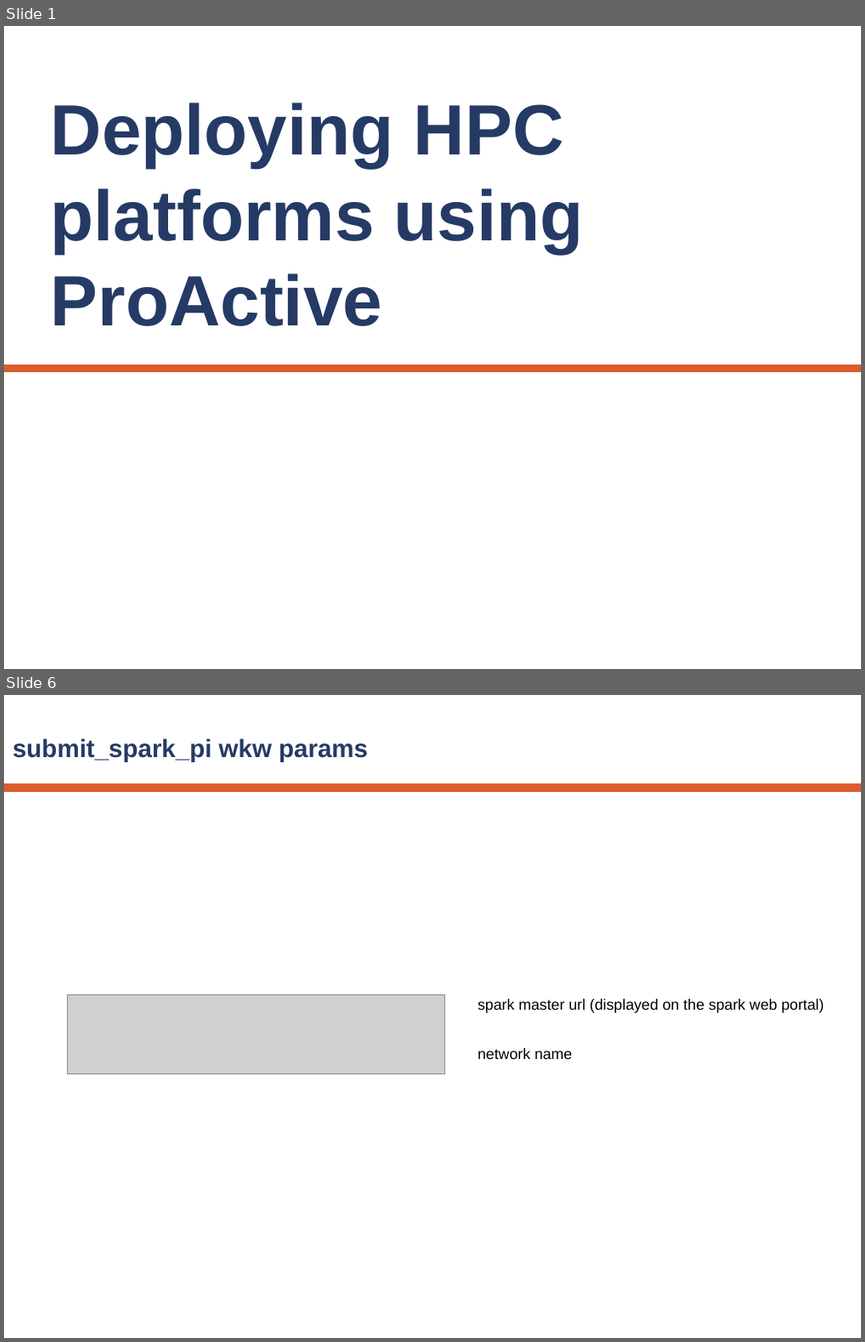
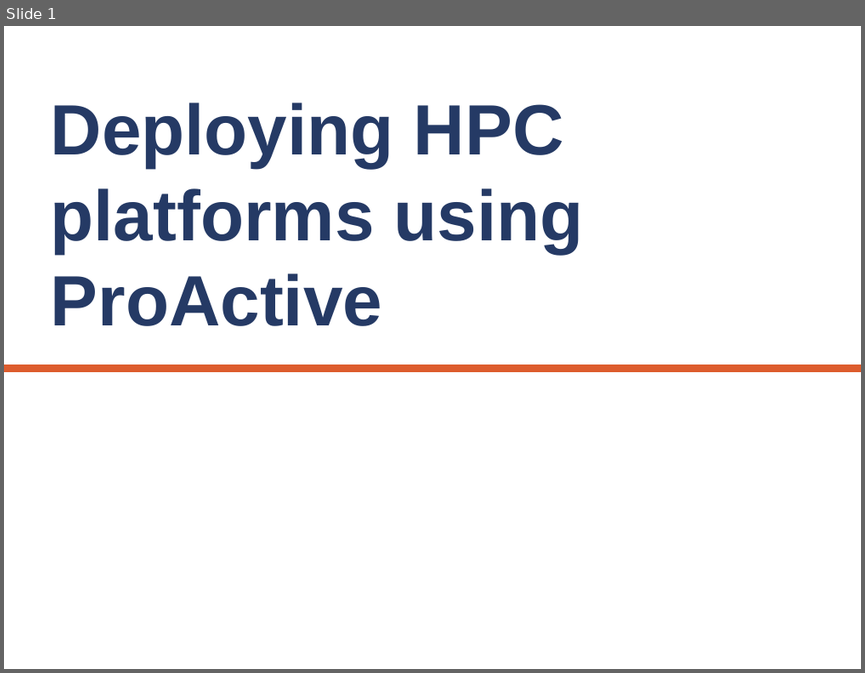
Before and after one commit to ow2-proactive/proactive-examples, a slide deck: DockerSwarm/resources/doc/dev/activeeon-deploy-swarm-hdfs-spark.pptx. Shown one above the other, each under a label of ours: slides 1 and 6 before the commit, slide 1 after it; the slides between them are not shown. The pictures are 865x1342 and 865x673 pixels, drawn with LibreOffice and Linux fonts; fonts in the diff are those of the drawing; grey boxes stand for pictures; background and template pictures are left out. Boxes give left, top, right and bottom in pixels: in the first picture for what was removed or moved away, otherwise in the second. Text is boxed around its words. In the diff, an @@ line names an element or a change of style, - is before the commit and + after.

```diff
--- a/DockerSwarm/resources/doc/dev/activeeon-deploy-swarm-hdfs-spark.pptx
+++ b/DockerSwarm/resources/doc/dev/activeeon-deploy-swarm-hdfs-spark.pptx
@@ slide 6 removed at <box>4,695,861,1338</box>, background #FFFFFF @@
@@ title removed at <box>12,738,368,762</box> @@
-submit_spark_pi wkw params
@@ line removed from (4, 787) to (861, 787) @@
@@ picture removed at <box>67,994,444,1074</box> @@
@@ text removed at <box>477,998,823,1059</box> @@
-spark master url (displayed on the spark web portal)
-network name
```
Also in this commit, not shown: 4 slides changed, 2 slides added, 1 other slide removed, 11 other files.
